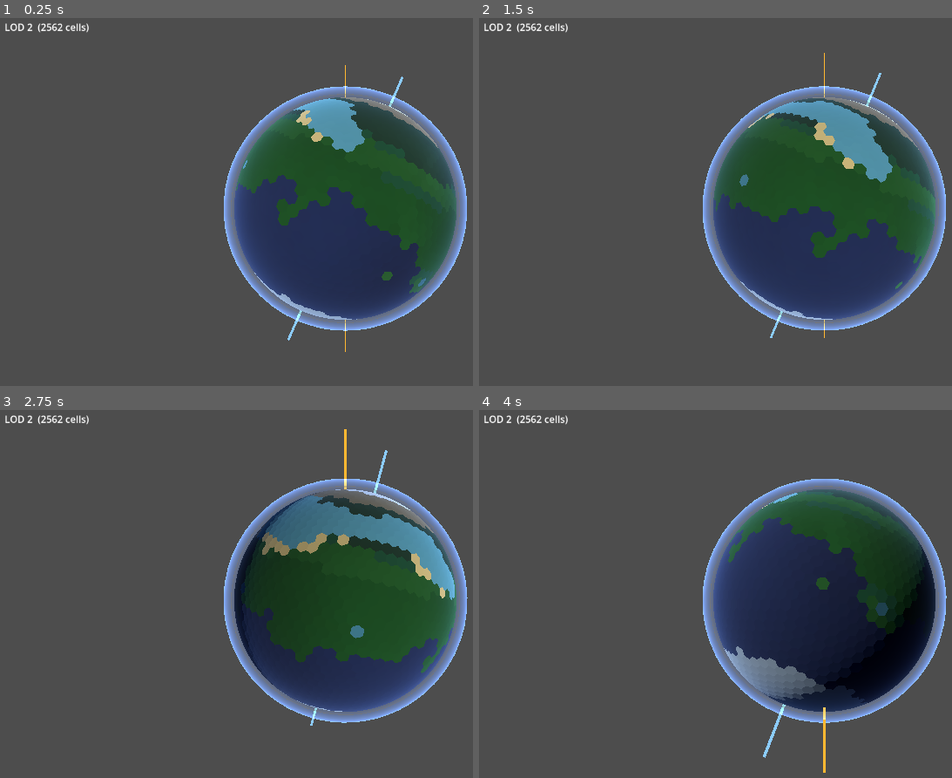
Above: before the commit, frames 1-4 (two rows, left to right).
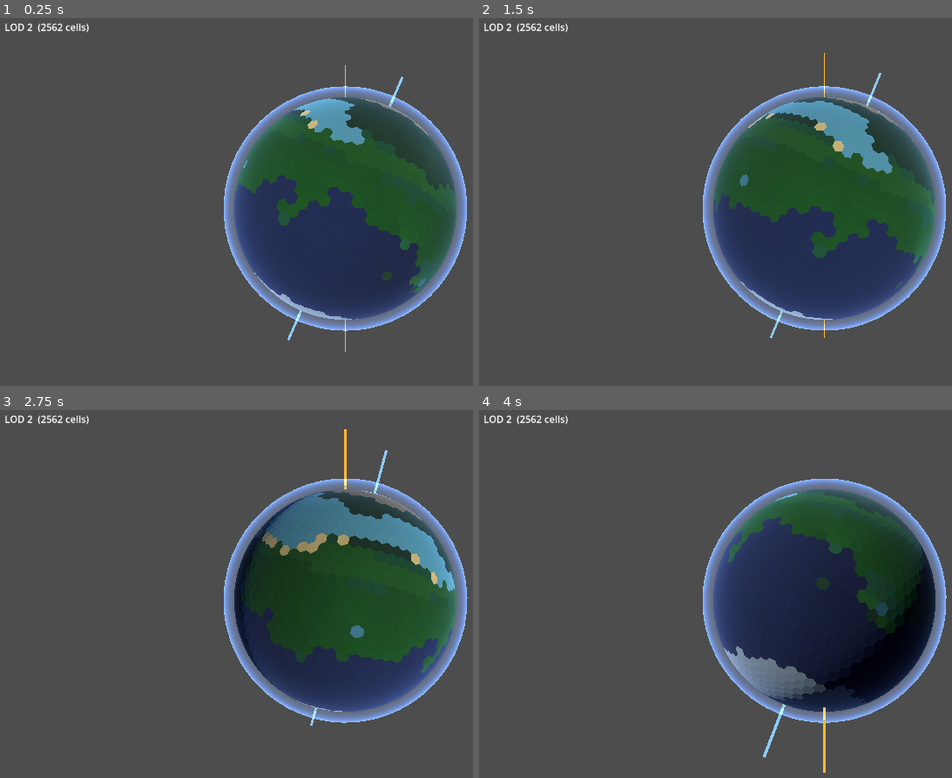
Above: after the commit, the same moments.

Repository: Halfwhit/hex-planet-gen
Game: Godot game, scene res://scenes/Main.tscn
Same seed, same stepped clock (60 frames per second), same inputs: the game is played once before the commit and once after it.
Inputs (mouse positions are in pixels of both pictures, inside the frame that each line leads up to):
- Up to frame 1 (0.25 s): no input
- Up to frame 2 (1.5 s): tap Enter at 0.5 s; move the mouse to (outside the picture) at 0.52 s; tap E at 0.6 s; click (outside the picture) at 0.67 s; drag from (687, 227) to (791, 286) at 1.27 s
- Up to frame 3 (2.75 s): move the mouse to (416, 513) at 2.02 s; tap E at 2.1 s; click (416, 513) at 2.17 s
- Up to frame 4 (4 s): drag from (791, 678) to (616, 542) at 2.77 s; move the mouse to (outside the picture) at 3.52 s; tap E at 3.6 s; click (outside the picture) at 3.67 s

The runs differ from the first frame. In frame 1, 0.7% of the frame differs, in the area x 62-93%, y 21-72%; in frame 2, 0.7%; in frame 3, 0.8%, in the area x 55-97%, y 21-52%; in frame 4, 0.1%.

Commit message:
Make mountain ranges visible, shrink polar/tundra bands
Mountain visibility (three causes fixed):
- alt threshold 0.58 → 0.45: C-O (Andes-style) collisions previously
  only produced mountains within 2 cells of the boundary; at 0.45 they
  show up to 5+ cells wide, enough to read as a range.
- C-O boost × 1.3: Andes/Cascades arc now elevated enough to cross the
  mountain threshold at typical convergence speeds.
- C-C boost 1.5 → 1.8: continental-continental zones (Himalaya/Alps)
  produce taller, wider ranges than oceanic-continental ones.

Polar/tundra smaller:
- Ice cap threshold 0.05 → 0.03: reduces polar ice from ~10% to ~4% of
  each hemisphere.
- Tundra threshold 0.13 → 0.08: tundra band from ~21% to ~14% of each
  hemisphere.

Co-Authored-By: Claude Sonnet 4.6 <noreply@anthropic.com>

Diff:
--- a/scripts/HexPlanet.gd
+++ b/scripts/HexPlanet.gd
@@ -376,11 +376,11 @@
 				if conv > 0.0:
 					if not my_oceanic and not nb_oceanic:
 						# Continental-continental collision — Himalaya / Alps style.
-						# Extra multiplier (1.5×) produces the tallest ranges.
-						eff = conv * p_mountain_height * 1.5
+						eff = conv * p_mountain_height * 1.8
 					elif not my_oceanic:
 						# Continental overriding oceanic — Andes / Cascades style.
-						eff = conv * p_mountain_height
+						# 1.3× boost so Andes-style arcs produce visible ranges.
+						eff = conv * p_mountain_height * 1.3
 					elif not nb_oceanic:
 						eff = -conv * 0.45  # subduction trench (oceanic side)
 					else:
@@ -487,17 +487,19 @@
 		return BIOME_ICE if temperature < 0.25 else BIOME_SNOW
 
 	# Polar ice cap.
-	if temperature < 0.05:
+	if temperature < 0.03:
 		return BIOME_ICE
 
 	# Sub-polar tundra.
-	if temperature < 0.13:
+	if temperature < 0.08:
 		return BIOME_TUNDRA
 
 	# Rocky mountains at moderate altitude (below the snow line).
 	# Temperature is not gated here — altitude alone determines mountain biome
 	# so tropical ranges (Andes, Himalayas) are classified correctly.
-	if alt > 0.58 and not near_ocean:
+	# Threshold at 0.45 (was 0.58) so that C-O collision ranges (Andes style)
+	# are wide enough to be clearly visible.
+	if alt > 0.45 and not near_ocean:
 		return BIOME_SNOW if temperature < 0.32 else BIOME_MOUNTAIN
 
 	# Boreal / taiga zone.
